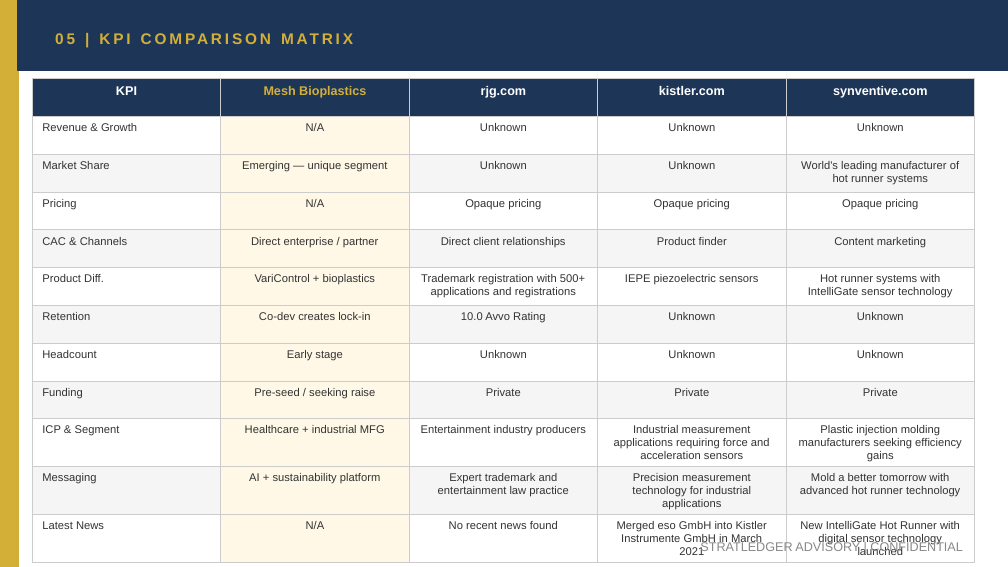
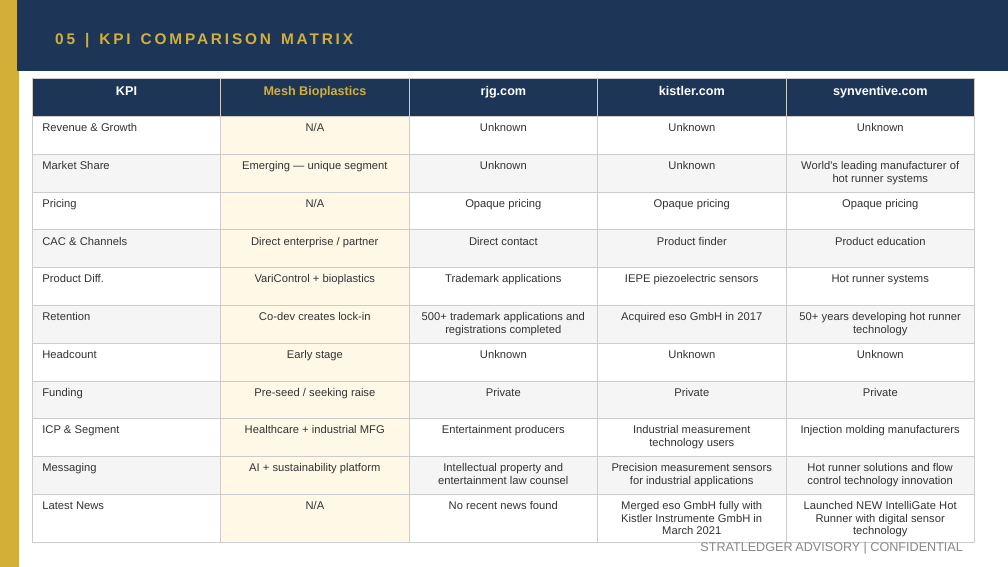
Before and after one commit to apexmakeshop-dot/droplet-commands, a slide deck: slide 9 of mesh_bioplastics_CI_Report.pptx. Drawn at 1008x567 pixels with LibreOffice and Linux fonts; fonts in the diff are those of the drawing. Boxes give left, top, right and bottom in pixels: in the first picture for what was removed or moved away, otherwise in the second. Text is boxed around its words. In the diff, an @@ line names an element or a change of style, - is before the commit and + after.

```diff
--- a/mesh_bioplastics_CI_Report.pptx
+++ b/mesh_bioplastics_CI_Report.pptx
@@ table at [32,79,975,541] @@
-row 5, column 3: Direct client relationships
+row 5, column 3: Direct contact
-row 5, column 5: Content marketing
+row 5, column 5: Product education
-row 6, column 3: Trademark registration with 500+ applications and registrations
+row 6, column 3: Trademark applications
-row 6, column 5: Hot runner systems with IntelliGate sensor technology
+row 6, column 5: Hot runner systems
-row 7: Retention | Co-dev creates lock-in | 10.0 Avvo Rating | Unknown | Unknown
+row 7: Retention | Co-dev creates lock-in | 500+ trademark applications and registrations completed | Acquired eso GmbH in 2017 | 50+ years developing hot runner technology
-row 10: ICP & Segment | Healthcare + industrial MFG | Entertainment industry producers | Industrial measurement applications requiring force and acceleration sensors | Plastic injection molding manufacturers seeking efficiency gains
+row 10: ICP & Segment | Healthcare + industrial MFG | Entertainment producers | Industrial measurement technology users | Injection molding manufacturers
-row 11: Messaging | AI + sustainability platform | Expert trademark and entertainment law practice | Precision measurement technology for industrial applications | Mold a better tomorrow with advanced hot runner technology
+row 11: Messaging | AI + sustainability platform | Intellectual property and entertainment law counsel | Precision measurement sensors for industrial applications | Hot runner solutions and flow control technology innovation
-row 12, column 4: Merged eso GmbH into Kistler Instrumente GmbH in March 2021
+row 12, column 4: Merged eso GmbH fully with Kistler Instrumente GmbH in March 2021
-row 12, column 5: New IntelliGate Hot Runner with digital sensor technology launched
+row 12, column 5: Launched NEW IntelliGate Hot Runner with digital sensor technology
```
Also in this commit, not shown: 4 other slides changed.
